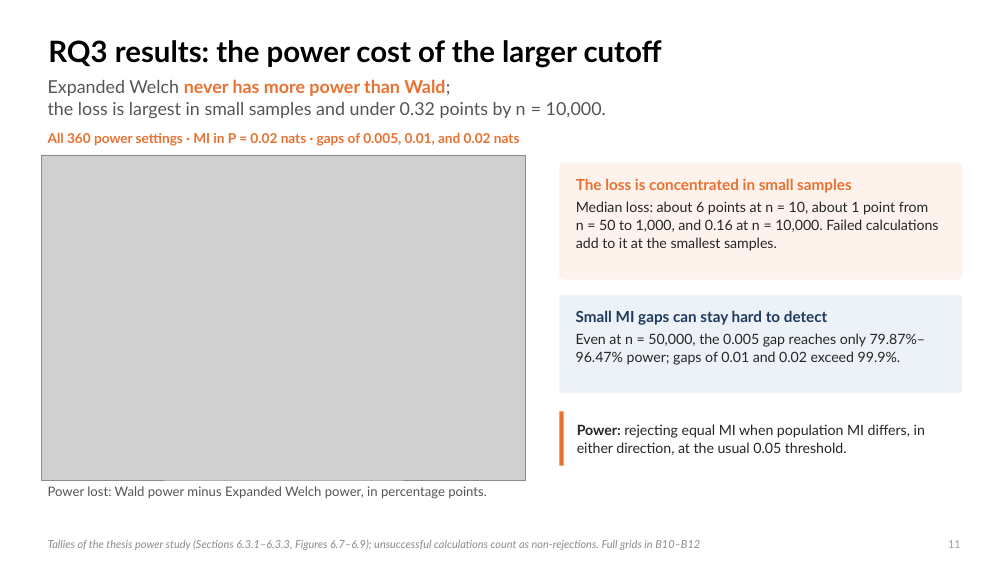
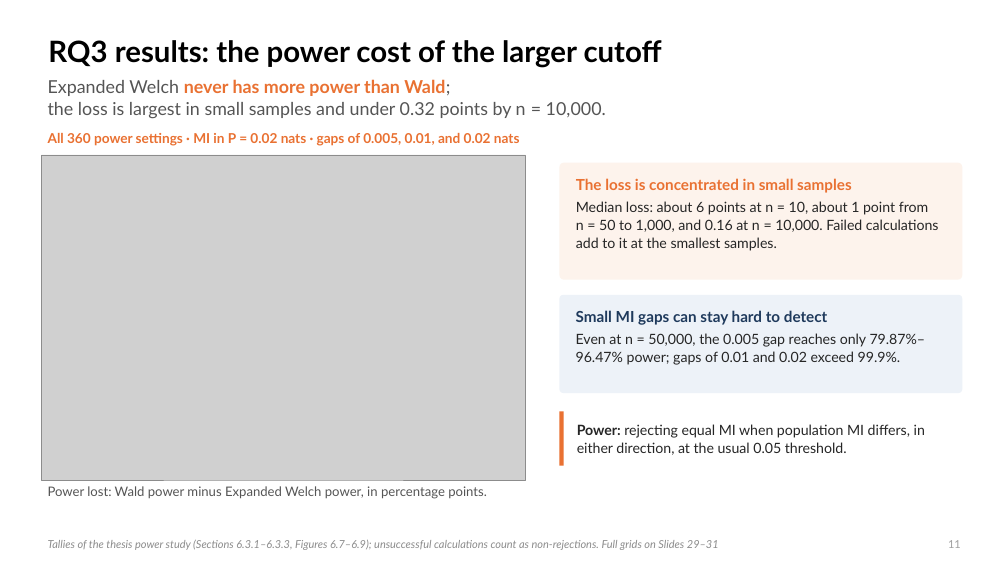
Before and after one commit to dzhao61/MCSResearchSimulations, a slide deck: slide 11 of Thesis Presentation/Daniel_Zhao_Welch_MI_Presentation.pptx. Drawn at 1008x567 pixels with LibreOffice and Linux fonts; fonts in the diff are those of the drawing; grey boxes stand for pictures. Boxes give left, top, right and bottom in pixels: in the first picture for what was removed or moved away, otherwise in the second. Text is boxed around its words. In the diff, an @@ line names an element or a change of style, - is before the commit and + after.

```diff
--- a/Thesis Presentation/Daniel_Zhao_Welch_MI_Presentation.pptx
+++ b/Thesis Presentation/Daniel_Zhao_Welch_MI_Presentation.pptx
@@ text at bbox=[48, 540, 719, 550]: text changed @@
-Tallies of the thesis power study (Sections 6.3.1–6.3.3, Figures 6.7–6.9); unsuccessful calculations count as non-rejections. Full grids in B10–B12
+Tallies of the thesis power study (Sections 6.3.1–6.3.3, Figures 6.7–6.9); unsuccessful calculations count as non-rejections. Full grids on Slides 29–31
```
Also in this commit, not shown: 24 other slides changed, 6 slides added, 3 slides removed, 14 other files.
